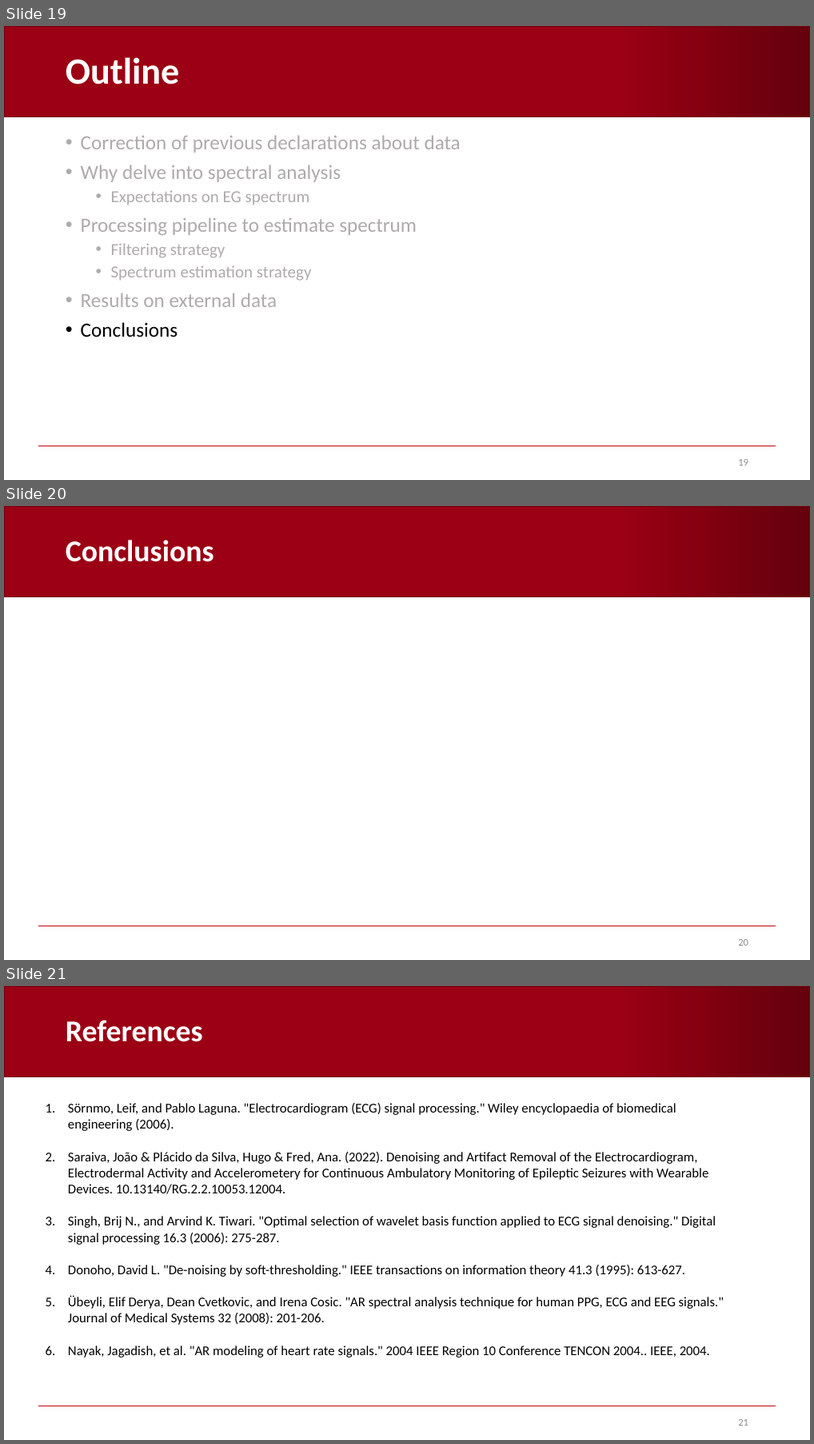
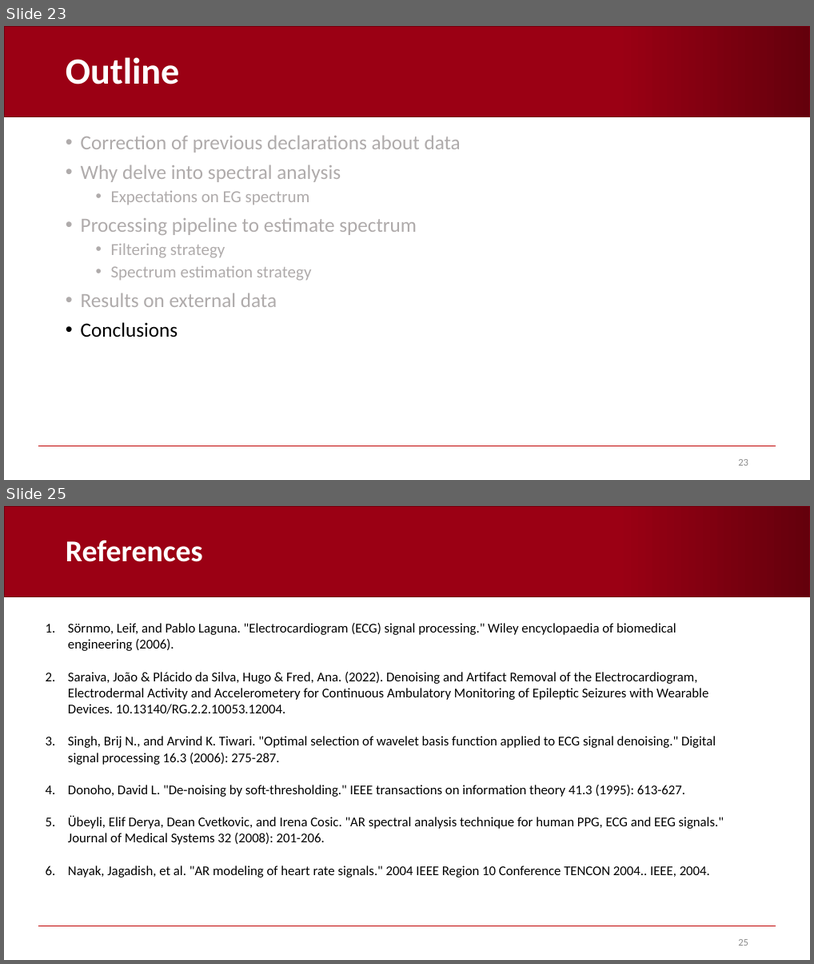
Before and after one commit to AndreaCorrado00/Tesi_magistrale_Corrado_Andrea, a slide deck: Documentation/3. in-depth spectrum analysis.pptx. Shown one above the other, each under a label of ours: slides 19, 20 and 21 before the commit, slides 23 and 25 after it; the slides between them are not shown. The pictures are 814x1444 and 814x964 pixels, drawn with LibreOffice and Linux fonts; fonts in the diff are those of the drawing; grey boxes stand for pictures; background and template pictures are left out. Boxes give left, top, right and bottom in pixels: in the first picture for what was removed or moved away, otherwise in the second. Text is boxed around its words. In the diff, an @@ line names an element or a change of style, - is before the commit and + after.

```diff
--- a/Documentation/3. in-depth spectrum analysis.pptx
+++ b/Documentation/3. in-depth spectrum analysis.pptx
@@ slide 20 removed at [4, 506, 810, 960], background #FFFFFF; not listed: 2 template elements that a slide beside it also shows @@
@@ title removed at [66, 540, 214, 562] @@
-Conclusions
@@ rectangle removed at [449, 626, 462, 636] @@
@@ rectangle removed at [366, 650, 380, 660] @@
@@ page number removed at [738, 939, 749, 945] @@
-20
@@ what was slide 19 is now slide 23 @@
@@ page number at [738, 459, 749, 465]: text changed @@
-19
+23
@@ what was slide 21 is now slide 25 @@
@@ page number at [738, 939, 749, 945]: text changed @@
-21
+25
```
Also in this commit, not shown: 8 slides changed, 6 slides added, 6 other slides removed, 4 other files.
